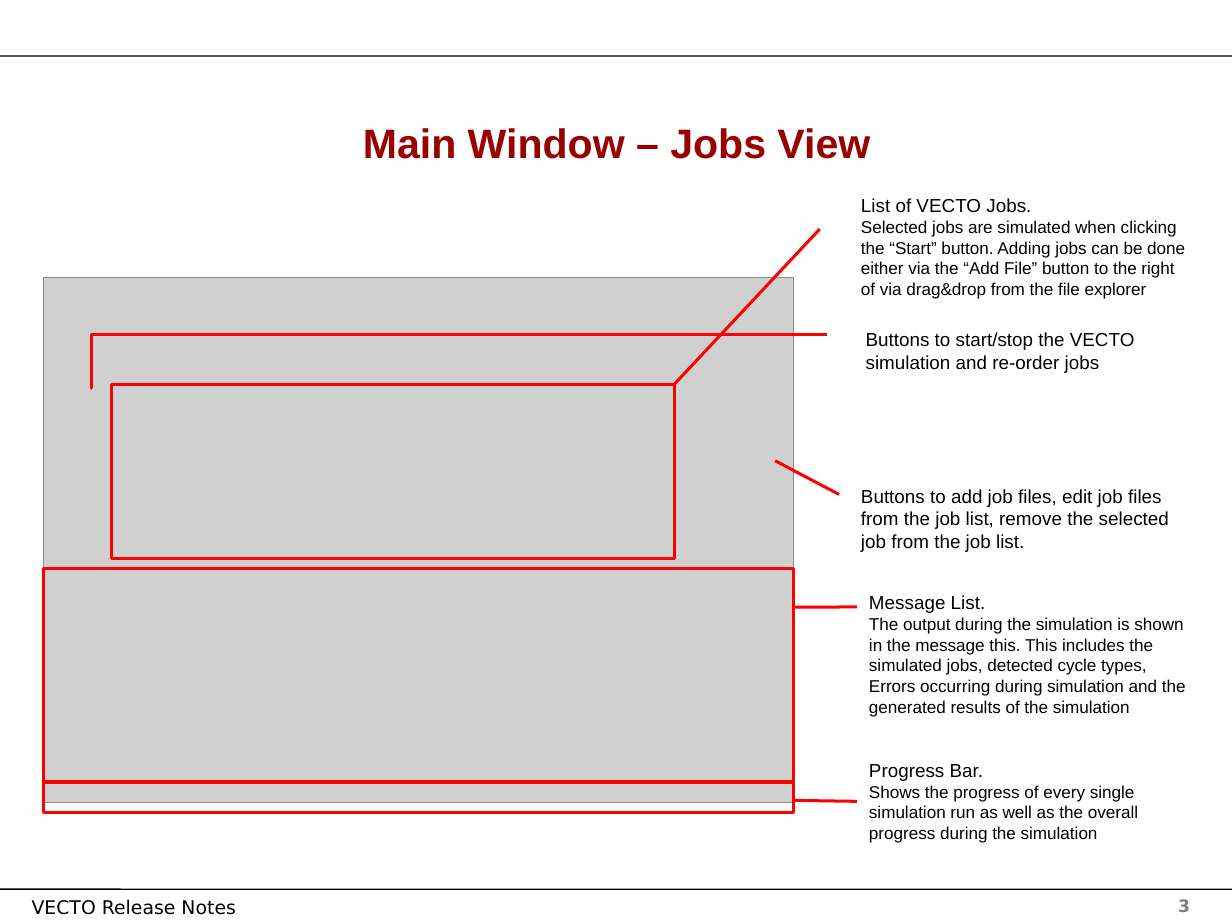
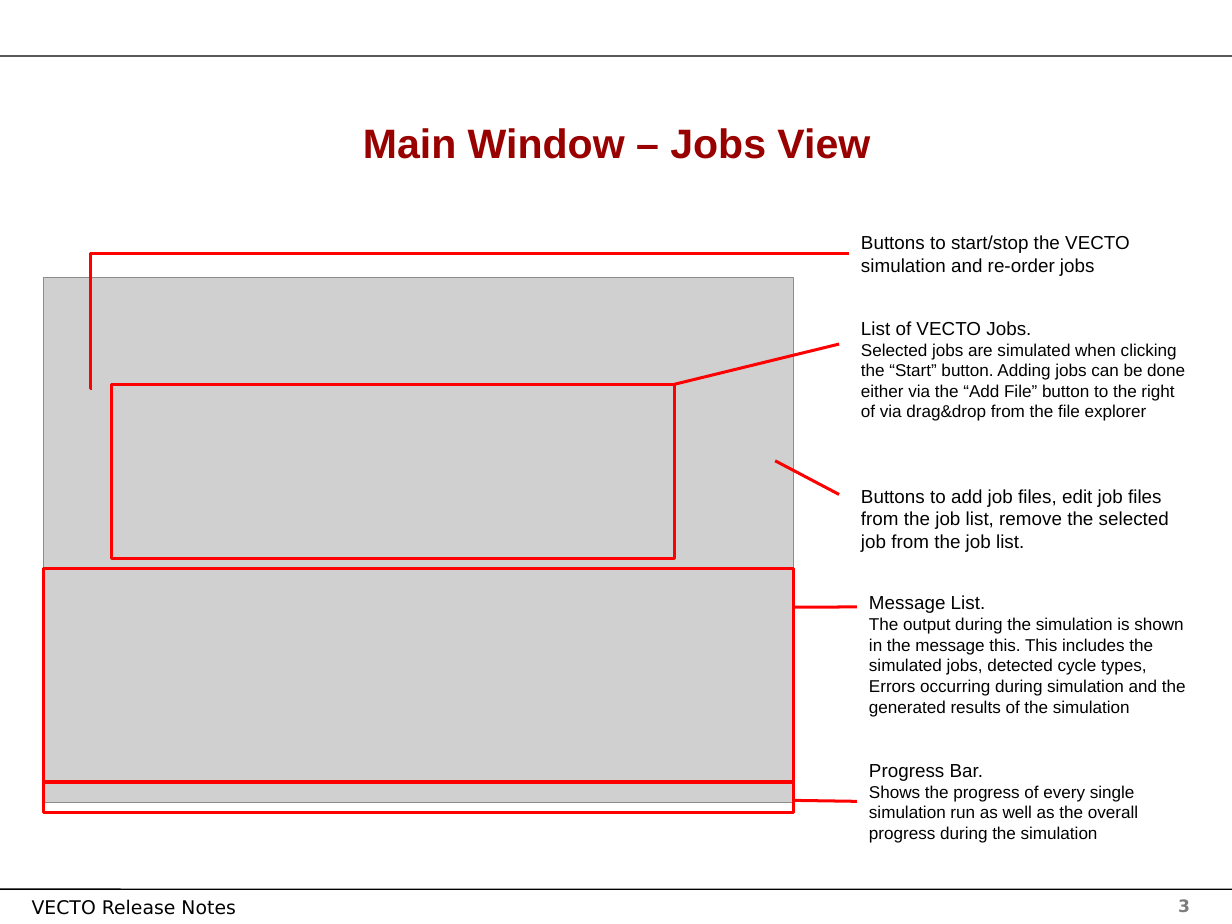
Before and after one commit to tanawadeatharva/BharatVECTO, a slide deck: slide 3 of Documentation/User Manual Source/UserGuide VECTO3 GUI.pptx. Drawn at 1232x924 pixels with LibreOffice and Linux fonts; fonts in the diff are those of the drawing; grey boxes stand for pictures; background and template pictures are left out. Boxes give left, top, right and bottom in pixels: in the first picture for what was removed or moved away, otherwise in the second. Text is boxed around its words. In the diff, an @@ line names an element or a change of style, - is before the commit and + after.

Commit message:
updating user manual for vecto 3 gui

```diff
--- a/Documentation/User Manual Source/UserGuide VECTO3 GUI.pptx
+++ b/Documentation/User Manual Source/UserGuide VECTO3 GUI.pptx
@@ text "Buttons to start/stop the VECTO ...": place and size @@
-text "Buttons to start/stop the VECTO ..." at <box>866,332,1135,373</box>
+text "Buttons to start/stop the VECTO ..." at <box>861,235,1130,276</box>
@@ elbow line moved from (92, 388) - (828, 335) to (92, 388) - (849, 254) @@
@@ text "List of VECTO Jobs. Selected ...": place and size @@
-text "List of VECTO Jobs. Selected ..." at <box>861,198,1185,299</box>
+text "List of VECTO Jobs. Selected ..." at <box>861,321,1185,421</box>
@@ line moved from (674, 384) - (819, 229) to (674, 384) - (839, 344) @@
```
Also in this commit, not shown: 2 other slides changed, 1 other file.
